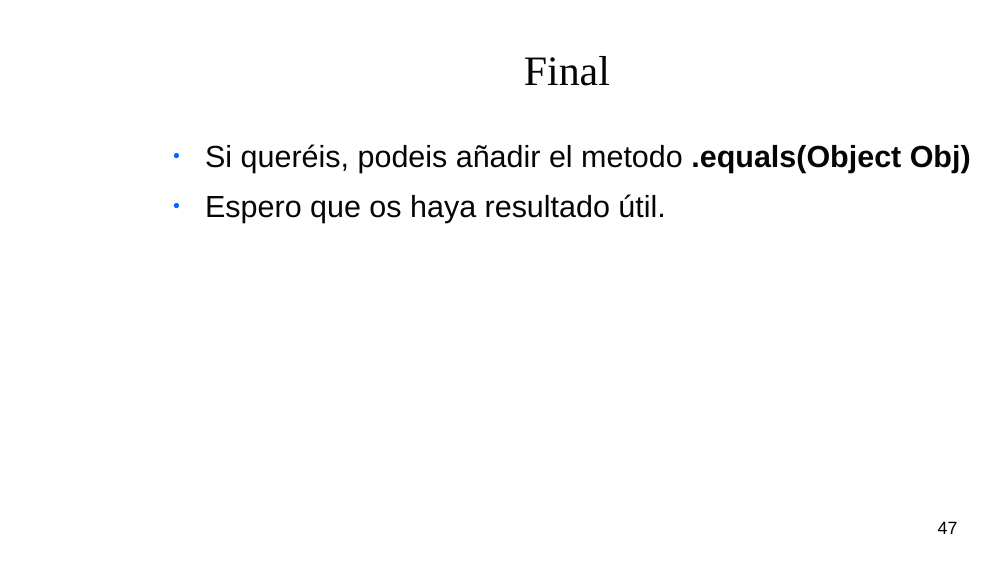
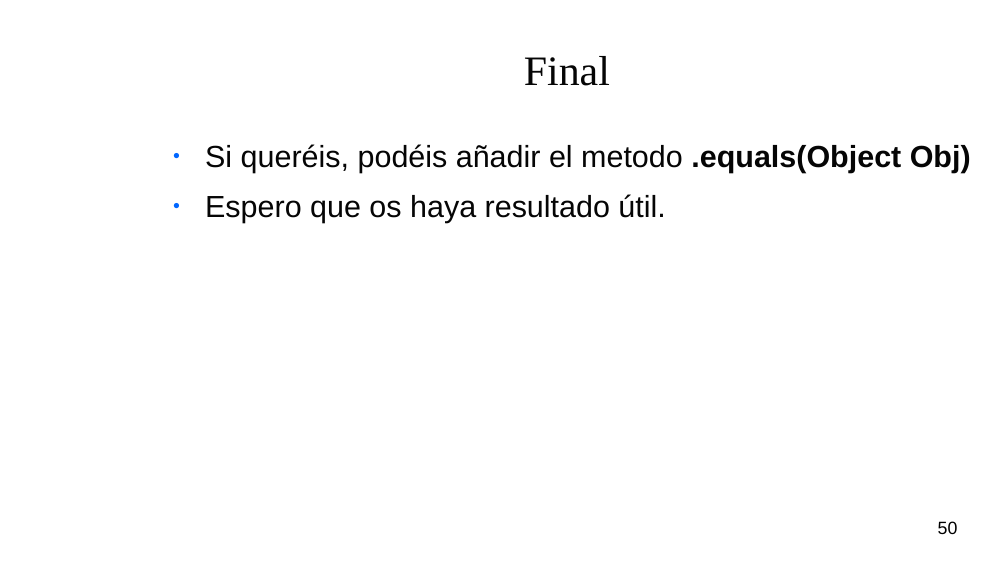
Before and after one commit to M-T3K/UPM, a slide deck: slide 50 of Clases de Apoyo/Objetos - 24Abril2018/Objetos.odp (slide 47 before the commit). Drawn at 1008x567 pixels with LibreOffice and Linux fonts; fonts in the diff are those of the drawing; background and template pictures are left out. Boxes give left, top, right and bottom in pixels: in the first picture for what was removed or moved away, otherwise in the second. Text is boxed around its words. In the diff, an @@ line names an element or a change of style, - is before the commit and + after.

```diff
--- a/Clases de Apoyo/Objetos - 24Abril2018/Objetos.odp
+++ b/Clases de Apoyo/Objetos - 24Abril2018/Objetos.odp
@@ text at box(205, 144, 971, 173): text changed @@
-● Si queréis, podeis añadir el metodo .equals(Object Obj)
+● Si queréis, podéis añadir el metodo .equals(Object Obj)
@@ page number at box(938, 521, 958, 534): text changed @@
-47
+50
```
Also in this commit, not shown: 42 other slides changed, 3 slides added, 2 other files.
